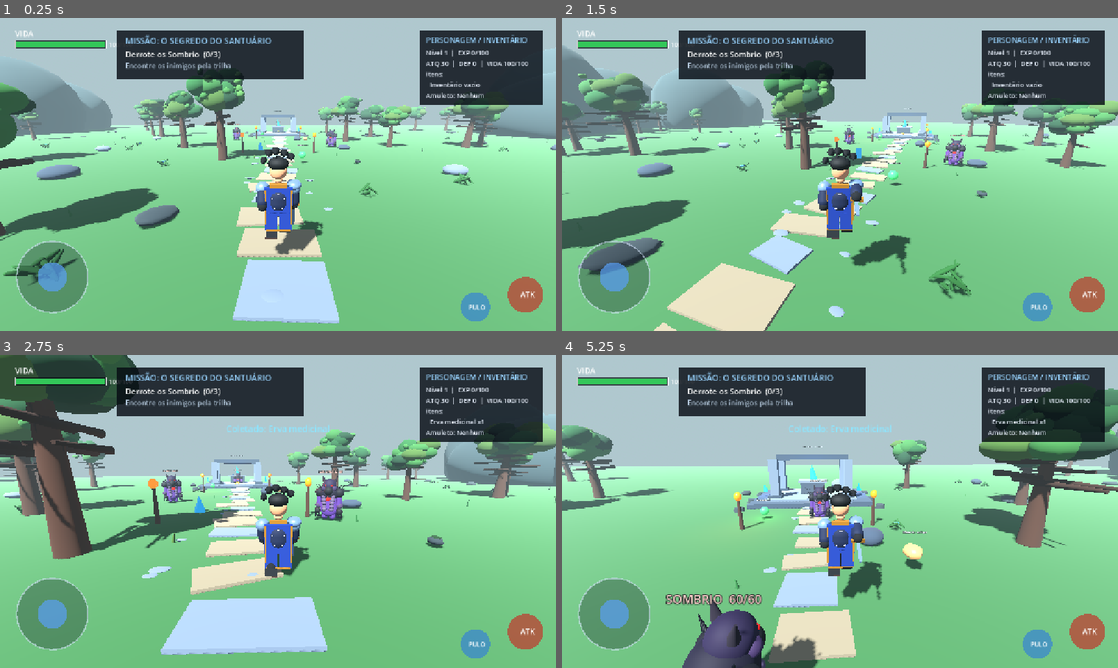
Above: before the commit, frames 1-4 (two rows, left to right).
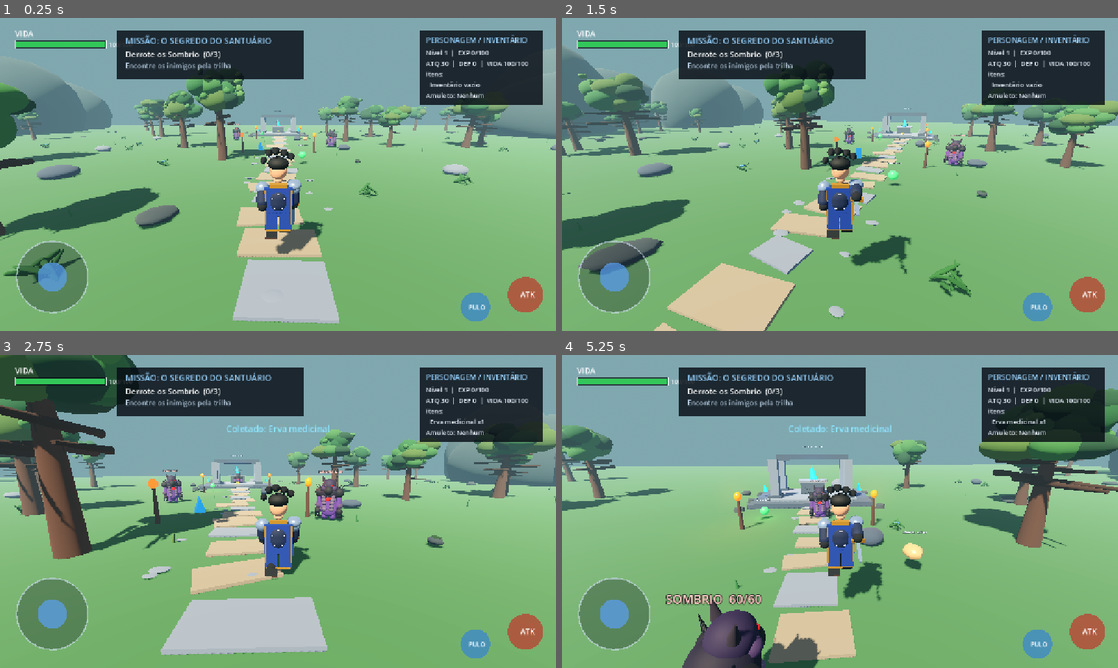
Above: after the commit, the same moments.

Repository: YohBoostel07/Aetheria-Android
Game: Godot game, scene res://scenes/world.tscn
The game is run twice, just before and just after one commit, with the same random seed, the same clock (stepped at 60 frames per second) and the same inputs.
Inputs (mouse positions are in pixels of both pictures, inside the frame that each line leads up to):
- Up to frame 1 (0.25 s): no input
- Up to frame 2 (1.5 s): tap Enter at 0.5 s; move the mouse to (867, 174) at 0.52 s; hold W (move_forward) from 0.53 s (still down); tap J (attack) at 0.6, 1.35 s; click (867, 174) at 0.67 s; tap Space (jump) at 0.77 s; move the mouse to (812, 174) at 1.27 s
- Up to frame 3 (2.75 s): keep holding W (move_forward); tap Space (jump) at 1.52 s; move the mouse to (289, 505) at 2.02 s; tap J (attack) at 2.1 s
- Up to frame 4 (5.25 s): keep holding W (move_forward); move the mouse to (834, 517) at 2.77 s; tap J (attack) every 0.75 s from 2.85 to 5.1 s; click (834, 517) at 2.92 s; tap Space (jump) at 3.02, 3.77, 4.52 s; move the mouse to (878, 514) at 3.52 s; move the mouse to (795, 508) at 4.27 s; move the mouse to (845, 511) at 5.02 s; click (845, 511) at 5.17 s

The runs differ from the first frame. In frame 1, 47% of the frame differs, in the area x 0-100%, y 0-98%; in frame 2, 46%; in frame 3, 40%; in frame 4, 47%, in the area x 0-100%, y 0-100%.

Commit message:
Apply fantasy fog, glow and warm sun lighting

Diff:
--- a/scripts/visual_overhaul.gd
+++ b/scripts/visual_overhaul.gd
@@ -134,3 +134,21 @@
             rune_stone.position = Vector3(side * 5.4, 0.14, z)
             rune_stone.material_override = rock_dark
             add_child(rune_stone)
+
+func _apply_post_fx() -> void:
+    var world := get_parent()
+    if world == null:
+        return
+    var environment_node := world.get_node_or_null("WorldEnvironment") as WorldEnvironment
+    if environment_node != null and environment_node.environment != null:
+        environment_node.environment.glow_enabled = true
+        environment_node.environment.glow_intensity = 0.32
+        environment_node.environment.glow_strength = 0.78
+        environment_node.environment.fog_enabled = true
+        environment_node.environment.fog_light_color = Color(0.39, 0.52, 0.55)
+        environment_node.environment.fog_density = 0.008
+    var sun := world.get_node_or_null("DirectionalLight3D") as DirectionalLight3D
+    if sun != null:
+        sun.light_color = Color(1.0, 0.86, 0.70)
+        sun.light_energy = 1.3
+        sun.directional_shadow_max_distance = 58.0
